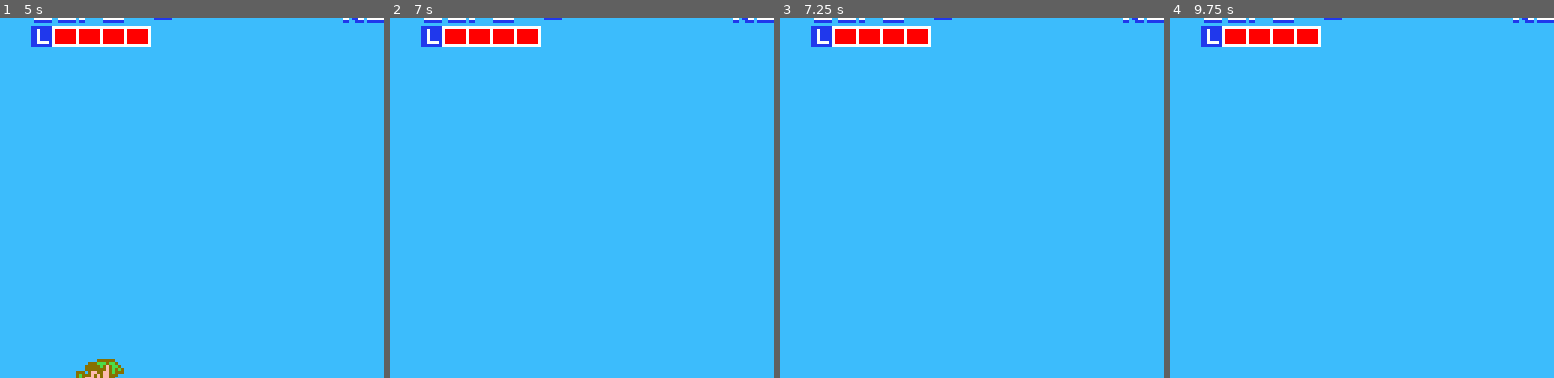
Above: before the commit, frames 1-4 (left to right).
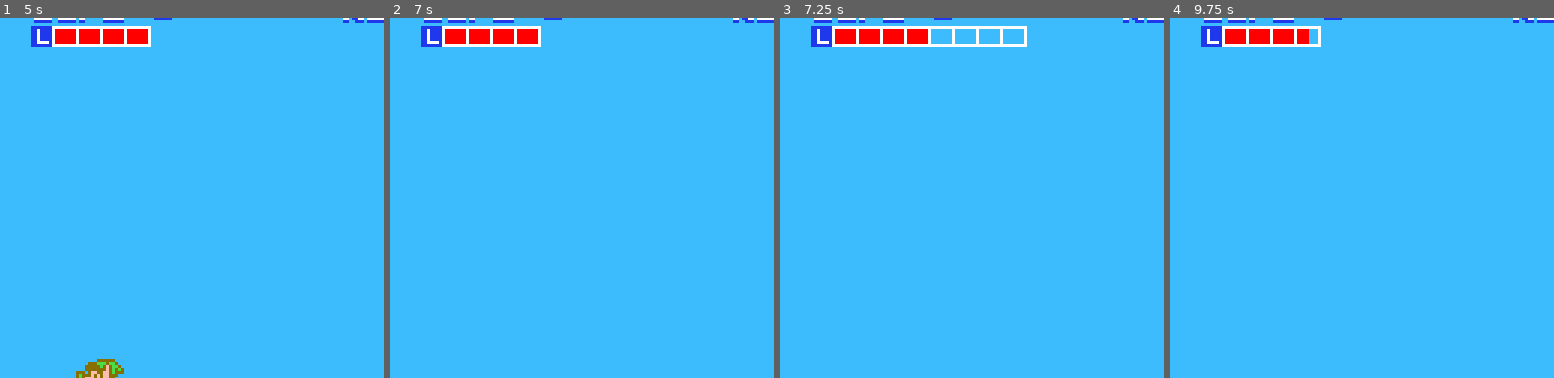
Above: after the commit, the same moments.

Repository: AyaPK/zelda-ii-in-godot
Game: Godot game, scene res://levels/encounters/west_hyrule/field_hard.tscn
Two runs of this game, one before a commit and one after it. Both use one fixed random seed, a clock stepped at 60 frames per second and the inputs below. This scene is started directly instead of the project's main scene.
Inputs:
- Up to frame 1 (5 s): tap Enter (start) at 0.5, 2.75, 2.85 s; hold D (move_right) 0.53-2.03 s; tap Z (attack) at 0.6, 1.35, 2.3, 3.05, 3.6, 4.35 s; tap W (jump) at 0.77, 1.52, 3.02, 3.77, 4.52 s; hold A (move_left) 2.03-2.78 s; hold S (crouch) 2.03-2.78 s; hold D (move_right) 2.78-4.28 s; hold A (move_left) from 4.28 s (still down)
- Up to frame 2 (7 s): release A (move_left) at 5.03 s; hold D (move_right) 5.03-5.78 s; hold S (crouch) 5.03-5.78 s; tap Z (attack) at 5.3, 6.05, 6.6 s; hold A (move_left) from 5.78 s (still down); tap Enter (start) at 5.85 s; tap W (jump) at 6.02, 6.77 s
- Up to frame 3 (7.25 s): keep holding A (move_left)
- Up to frame 4 (9.75 s): release A (move_left) at 7.28 s; hold D (move_right) 7.28-9.53 s; tap Z (attack) at 7.35, 8.3, 9.05, 9.6 s; tap W (jump) at 7.52, 9.02 s; hold S (crouch) 8.03-8.78 s; tap Enter (start) at 8.85 s; hold A (move_left) from 9.53 s (still down)
The pictures show only the part of the screen within x 37-87%, y 3-53%; the shares and areas given below are measured in that part.

Frames 1-2 are identical in both runs. In frame 3, 0.5% of the frame differs, in the area x 39-65%, y 2-9%; in frame 4, 0.1%.

Commit message:
Add damage scaling based on player life level

Diff:
--- a/scripts/enemies/encounter_enemy.gd
+++ b/scripts/enemies/encounter_enemy.gd
@@ -2,10 +2,21 @@
 
 @export var xp_value: int = 0
 @export var max_hp: int = 1
+@export var attack: int = 8
 @export var hit_stun_duration: float = 0.4
 @export var iframe_duration: float = 0.6
 @export var flash_interval: float = 0.07
 @export var flash_color: Color = Color(1, 0.2, 0.2)
+
+const STRENGTHS: Array[int] = [8, 16, 24, 48, 72, 112]
+const DAMAGE_TABLE: Array = [
+	[8,  6,  6,  6,  4,  4,  2,  2],
+	[16, 14, 10,  8,  6,  6,  4,  4],
+	[24, 20, 18, 16, 12, 10,  8,  6],
+	[48, 36, 28, 24, 20, 16, 14, 12],
+	[72, 60, 48, 36, 28, 24, 20, 16],
+	[112, 80, 64, 56, 48, 40, 32, 24],
+]
 
 var hp: int = 0
 var hit_stun_timer: float = 0.0
@@ -43,5 +54,19 @@
 	iframe_timer = iframe_duration
 	flash_timer = flash_interval
 
+func hit_player(player: LinkSidescroll) -> void:
+	var strength_idx: int = STRENGTHS.find(attack)
+	if strength_idx == -1:
+		strength_idx = 0
+		for i in range(STRENGTHS.size() - 1, -1, -1):
+			if attack >= STRENGTHS[i]:
+				strength_idx = i
+				break
+	var life_idx: int = clampi(PlayerManager.levels["life"] - 1, 0, 7)
+	var damage: int = DAMAGE_TABLE[strength_idx][life_idx]
+	player.hit(global_position.x, damage)
+	if Scenemanager.hud:
+		Scenemanager.hud.refresh_hud()
+
 func die() -> void:
 	queue_free()
--- /dev/null
+++ b/scripts/enemies/enemy_projectile.gd
@@ -0,0 +1,27 @@
+class_name EnemyProjectile extends Area2D
+
+@export var attack: int = 8
+
+const STRENGTHS: Array[int] = [8, 16, 24, 48, 72, 112]
+const DAMAGE_TABLE: Array = [
+	[8,  6,  6,  6,  4,  4,  2,  2],
+	[16, 14, 10,  8,  6,  6,  4,  4],
+	[24, 20, 18, 16, 12, 10,  8,  6],
+	[48, 36, 28, 24, 20, 16, 14, 12],
+	[72, 60, 48, 36, 28, 24, 20, 16],
+	[112, 80, 64, 56, 48, 40, 32, 24],
+]
+
+func hit_player(player: LinkSidescroll) -> void:
+	var strength_idx: int = STRENGTHS.find(attack)
+	if strength_idx == -1:
+		strength_idx = 0
+		for i in range(STRENGTHS.size() - 1, -1, -1):
+			if attack >= STRENGTHS[i]:
+				strength_idx = i
+				break
+	var life_idx: int = clampi(PlayerManager.levels["life"] - 1, 0, 7)
+	var damage: int = DAMAGE_TABLE[strength_idx][life_idx]
+	player.hit(global_position.x, damage)
+	if Scenemanager.hud:
+		Scenemanager.hud.refresh_hud()
--- a/scripts/enemies/moblin_spear.gd
+++ b/scripts/enemies/moblin_spear.gd
@@ -1,4 +1,4 @@
-class_name MoblinSpear extends Area2D
+class_name MoblinSpear extends EnemyProjectile
 
 const SPEAR_SPEED: float = 100.0
 const SPEAR_GRAVITY: float = 300.0
@@ -26,3 +26,9 @@
 	if gravity_timer <= 0.0:
 		velocity.y += SPEAR_GRAVITY * delta
 	position += velocity * delta
+
+func _on_area_entered(area: Area2D) -> void:
+	var player := area.get_parent() as LinkSidescroll
+	if player:
+		hit_player(player)
+		queue_free()
--- a/scripts/player/link_sidescroll.gd
+++ b/scripts/player/link_sidescroll.gd
@@ -129,6 +129,14 @@
 	pass
 
 func _on_hurtbox_area_entered(area: Area2D) -> void:
+	var enemy := area.get_parent() as EncounterEnemy
+	if enemy:
+		enemy.hit_player(self)
+		return
+	var projectile := area as EnemyProjectile
+	if projectile:
+		projectile.hit_player(self)
+		return
 	hit(area.global_position.x)
 
 func check_sword_hits() -> void:
Not shown, added: scripts/enemies/enemy_projectile.gd.uid
